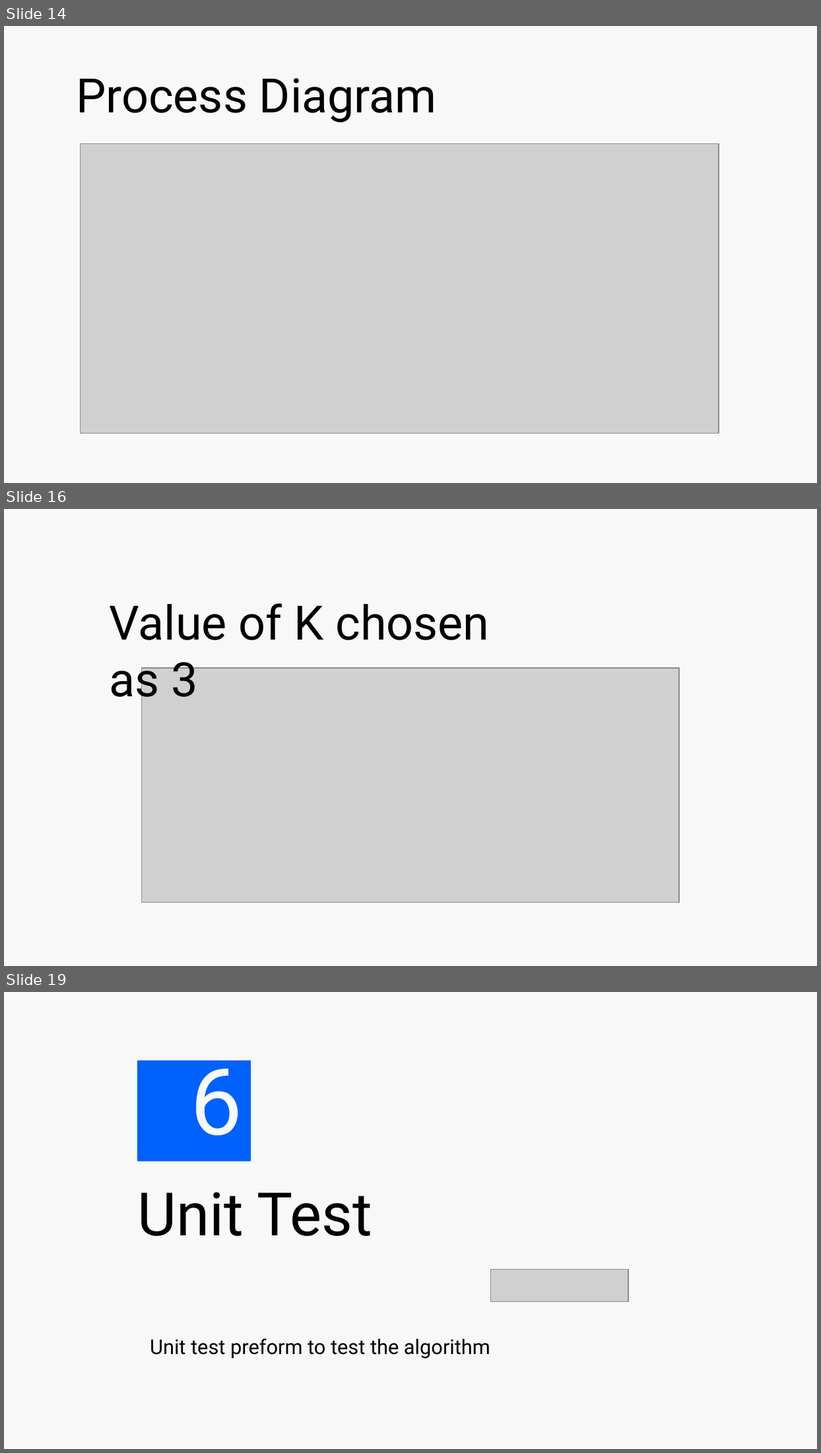
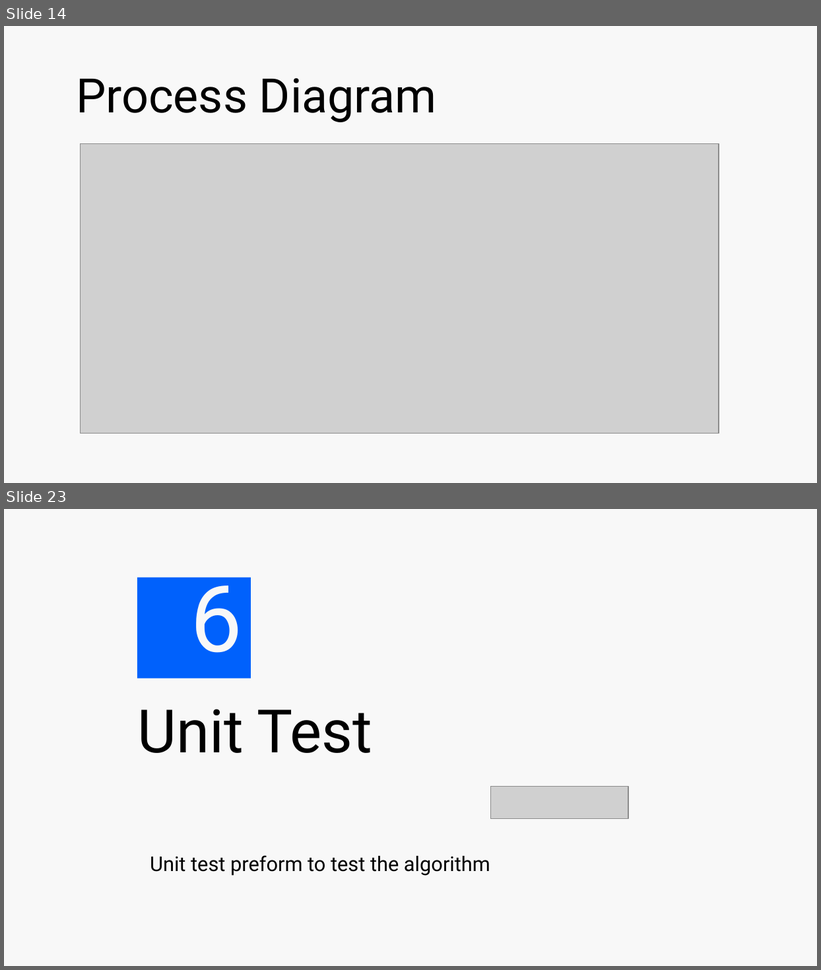
Before and after one commit to muhammadharis-97/K-Nearest-Neighbors-KNN-on-a-sparse-distribution-representation, a slide deck: Myproject/Documentation/Investigate and Implement KNN Classifier_Global Variable-Project_presentation.pptx. Shown one above the other, each under a label of ours: slides 14, 16 and 19 before the commit, slides 14 and 23 after it; the slides between them are not shown. The pictures are 821x1453 and 821x970 pixels, drawn with LibreOffice and Linux fonts; fonts in the diff are those of the drawing; grey boxes stand for pictures; background and template pictures are left out. Boxes give left, top, right and bottom in pixels: in the first picture for what was removed or moved away, otherwise in the second. Text is boxed around its words. In the diff, an @@ line names an element or a change of style, - is before the commit and + after.

```diff
--- a/Myproject/Documentation/Investigate and Implement KNN Classifier_Global Variable-Project_presentation.pptx
+++ b/Myproject/Documentation/Investigate and Implement KNN Classifier_Global Variable-Project_presentation.pptx
@@ slide 16 removed at box(4, 509, 817, 966), background picture (left out) @@
@@ text removed at box(110, 603, 489, 708) @@
-Value of K chosen as 3
@@ picture removed at box(142, 668, 680, 904) @@
@@ what was slide 19 is now slide 23 @@
```
Also in this commit, not shown: 7 slides changed, 6 slides added, 2 other files.
